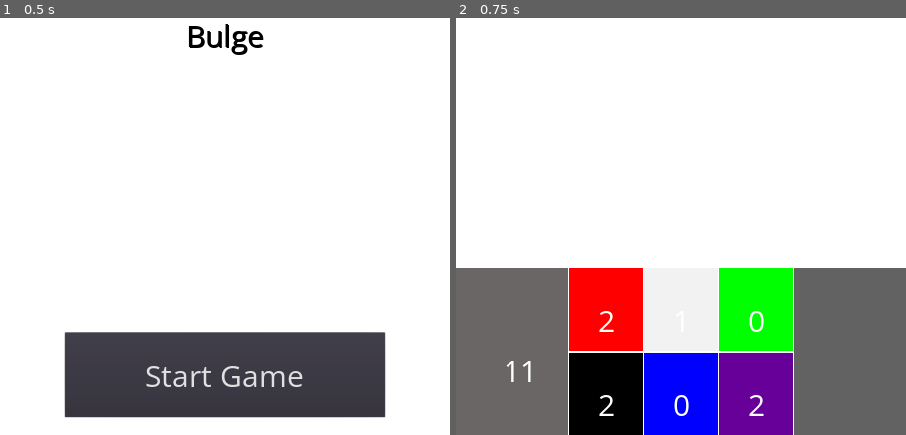
Above: before the commit, frames 1-2 (left to right).
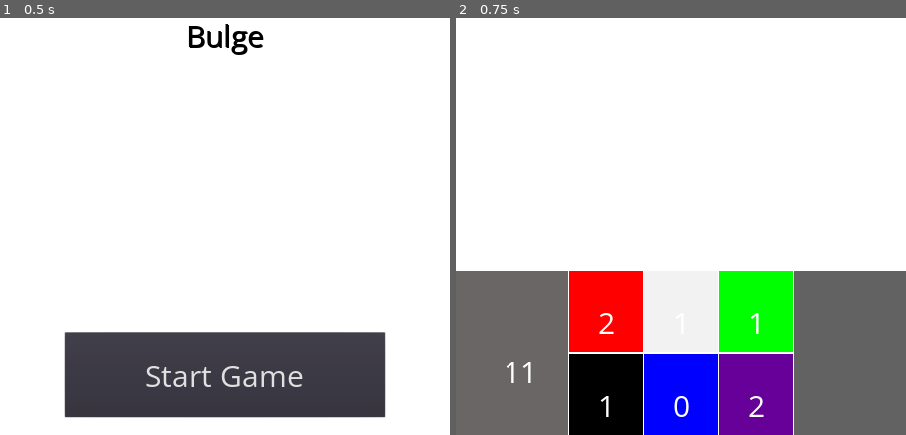
Above: after the commit, the same moments.

Repository: lieuzhenghong/bulge
Game: Godot game, scene res://TitleScreen.tscn
The game is run twice, just before and just after one commit, with the same random seed, the same clock (stepped at 60 frames per second) and the same inputs.
Inputs:
- Up to frame 1 (0.5 s): no input
- Up to frame 2 (0.75 s): click "Start Game" at 0.5 s

Frame 1 is identical in both runs. In frame 2, 1.2% of the frame differs, in the area x 0-100%, y 59-96%.

Commit message:
refactor

Diff:
--- a/Deck.gd
+++ b/Deck.gd
@@ -3,28 +3,8 @@
 func _ready():
 	self.contents = [3,3,3,3,3,3]
 
-func _process(delta):
+func _process(_delta):
 	var sum = 0
 	for i in range(self.contents.size()):
 		sum += self.contents[i]
 	$Label.text = str(sum)
-
-func give_card():
-	var valid_draw = false
-	var prospective_draw
-	# FIXME check if deck is empty otherwise we're stuck in an infinite loop here
-
-	if self.contents.max() == 0:
-		return -1
-
-	while not valid_draw:
-		prospective_draw = randi() % 6
-		assert(prospective_draw >= 0 and prospective_draw < 6)
-		if self.contents[prospective_draw] > 0:
-			valid_draw = true
-			break
-		else:
-			pass
-
-	self.contents[prospective_draw] -= 1
-	return prospective_draw
--- a/DiscardPile.gd
+++ b/DiscardPile.gd
@@ -9,7 +9,6 @@
 func _ready():
 	pass # Replace with function body.
 
-
 # Called every frame. 'delta' is the elapsed time since the previous frame.
 #func _process(delta):
 #	pass
--- a/Main.gd
+++ b/Main.gd
@@ -2,7 +2,7 @@
 
 # Called when the node enters the scene tree for the first time.
 func _ready():
-	randomize()
+	pass
 
 # Called every frame. 'delta' is the elapsed time since the previous frame.
 #func _process(delta):
--- a/Main.tscn
+++ b/Main.tscn
@@ -19,6 +19,6 @@
 anchor_right = 0.5
 anchor_bottom = 1.0
 margin_left = -540.0
-margin_top = -400.0
+margin_top = -800.0
 margin_right = 540.0
 margin_bottom = 0.0
--- a/Pile.gd
+++ b/Pile.gd
@@ -2,6 +2,33 @@
 
 export var contents = [0,0,0,0,0,0,0]
 
+func receive_mana(mana_index):
+	assert(mana_index <= self.contents.size())
+	if mana_index != -1:
+		self.contents[mana_index] += 1
+
+func give_mana(mana_index):
+	print(str(mana_index))
+	if mana_index == -1:
+		return mana_index
+	self.contents[mana_index] -= 1
+	return mana_index
+
+func give_random_mana():
+	var valid_draw = false
+	var prospective_draw
+
+	if self.contents.max() == 0:
+		return give_mana(-1)
+
+	while not valid_draw:
+		prospective_draw = randi() % 6
+		assert(prospective_draw >= 0 and prospective_draw < 6)
+		if self.contents[prospective_draw] > 0:
+			valid_draw = true
+			return give_mana(prospective_draw)
+
+
 # Called when the node enters the scene tree for the first time.
 func _ready():
 	pass # Replace with function body.
--- a/Player.gd
+++ b/Player.gd
@@ -1,7 +1,8 @@
-extends HBoxContainer
+extends VSplitContainer
 
 # Called when the node enters the scene tree for the first time.
 func _ready():
+	randomize()
 	draw_initial_hand()
 
 # Called every frame. 'delta' is the elapsed time since the previous frame.
@@ -12,6 +13,15 @@
 func draw_initial_hand():
 	for _i in range(7):
 		print("Drawing card...")
-		# FIXME Deck.give_card() can return -1
-		# TODO refactor this into more general give_card and take_card functions
-		$Hand.contents[$Deck.give_card()] += 1
+		$HandArea/Hand.receive_mana($HandArea/Deck.give_random_mana())
+
+func load_mana():
+	$HandArea/Hand.receive_mana($HandArea/Deck.give_random_mana())
+
+func surface():
+	var discard_pile_is_empty = false
+	while not discard_pile_is_empty:
+		var mana_index = $HandArea/DiscardPile.give_random_mana()
+		$HandArea/Deck.receive_mana(mana_index)
+		if mana_index == -1:
+			discard_pile_is_empty = true
--- a/Player.tscn
+++ b/Player.tscn
@@ -5,30 +5,46 @@
 [ext_resource path="res://DiscardPile.tscn" type="PackedScene" id=3]
 [ext_resource path="res://Player.gd" type="Script" id=4]
 
-[node name="Player" type="HBoxContainer"]
-margin_right = 1080.0
-margin_bottom = 400.0
+[node name="Player" type="VSplitContainer"]
+anchor_left = 0.5
+anchor_right = 0.5
+margin_left = -540.0
+margin_right = 540.0
+margin_bottom = 800.0
 script = ExtResource( 4 )
 
-[node name="Deck" parent="." instance=ExtResource( 1 )]
+[node name="ActionArea" type="VSplitContainer" parent="."]
+margin_right = 1080.0
+margin_bottom = 394.0
+size_flags_horizontal = 3
+size_flags_vertical = 3
+
+[node name="HandArea" type="HBoxContainer" parent="."]
+margin_top = 406.0
+margin_right = 1080.0
+margin_bottom = 800.0
+size_flags_horizontal = 3
+size_flags_vertical = 3
+
+[node name="Deck" parent="HandArea" instance=ExtResource( 1 )]
 margin_right = 268.0
-margin_bottom = 400.0
+margin_bottom = 394.0
 size_flags_horizontal = 3
 size_flags_vertical = 3
 color = Color( 0.415686, 0.4, 0.4, 1 )
 
-[node name="Hand" parent="." instance=ExtResource( 2 )]
+[node name="Hand" parent="HandArea" instance=ExtResource( 2 )]
 margin_left = 272.0
 margin_right = 808.0
-margin_bottom = 400.0
+margin_bottom = 394.0
 size_flags_horizontal = 3
 size_flags_vertical = 3
 size_flags_stretch_ratio = 2.0
 
-[node name="DiscardPile" parent="." instance=ExtResource( 3 )]
+[node name="DiscardPile" parent="HandArea" instance=ExtResource( 3 )]
 margin_left = 812.0
 margin_right = 1080.0
-margin_bottom = 400.0
+margin_bottom = 394.0
 size_flags_horizontal = 3
 size_flags_vertical = 3
 color = Color( 0.388235, 0.384314, 0.384314, 1 )
